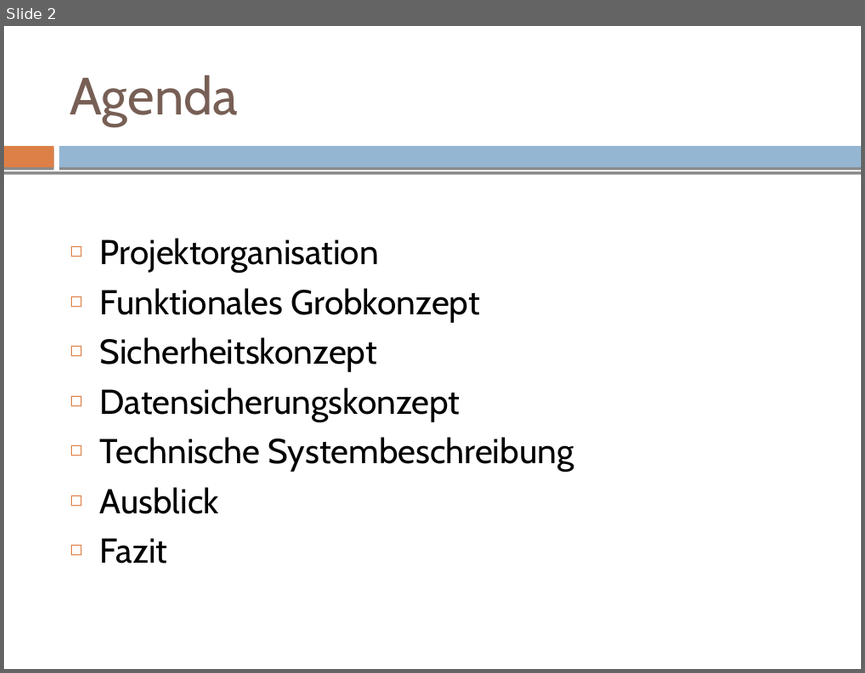
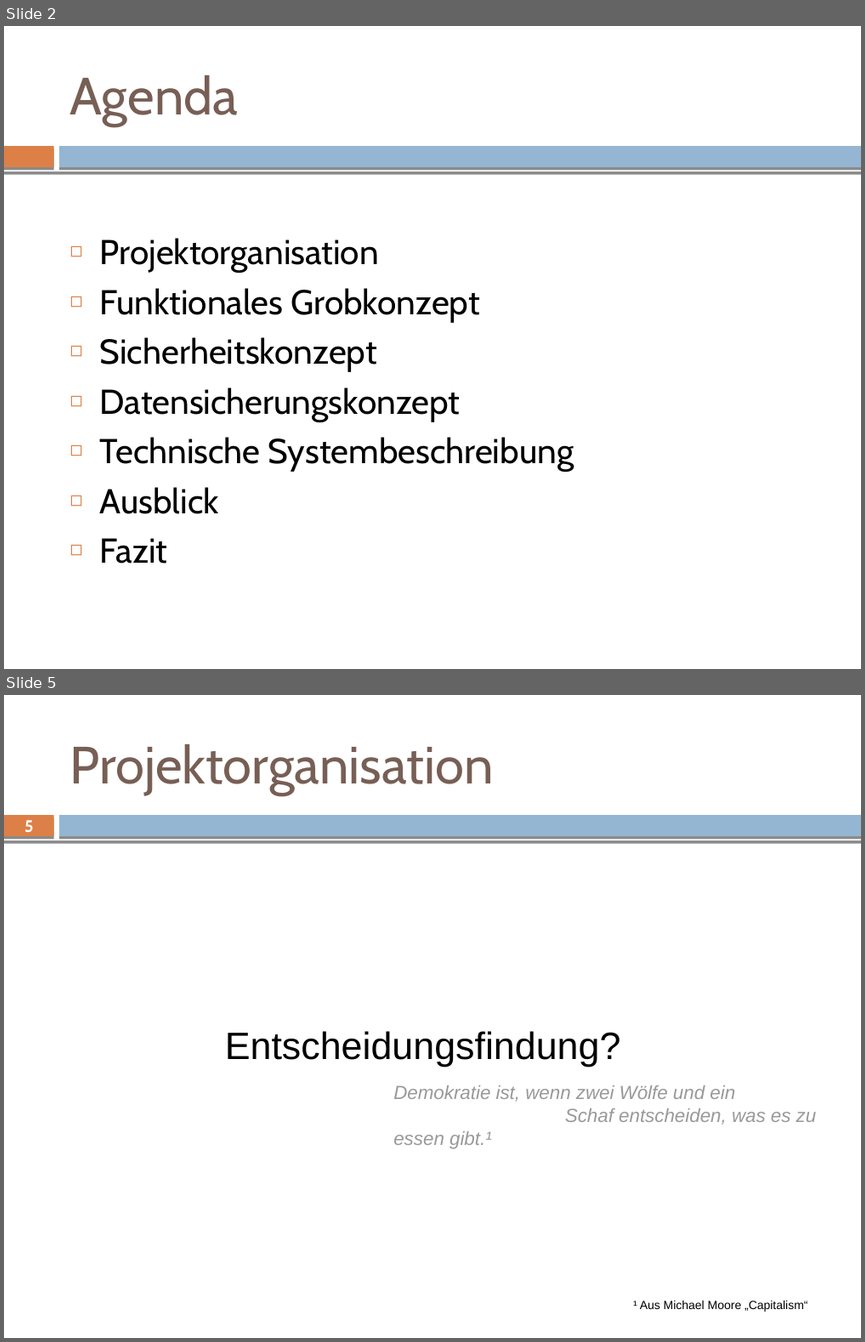
Before and after one commit to mvw/Wilddiebe10, a slide deck: keynote/keynote.odp. Shown one above the other, each under a label of ours: slide 2 before the commit, slides 2 and 5 after it; the slides between them are not shown. The pictures are 865x673 and 865x1342 pixels, drawn with LibreOffice and Linux fonts; fonts in the diff are those of the drawing. Boxes give left, top, right and bottom in pixels: in the first picture for what was removed or moved away, otherwise in the second. Text is boxed around its words. In the diff, an @@ line names an element or a change of style, - is before the commit and + after.

```diff
--- a/keynote/keynote.odp
+++ b/keynote/keynote.odp
@@ slide 5 added at (4, 695, 861, 1338), background #FFFFFF; not listed: 3 template elements that a slide beside it also shows @@
@@ title added at (69, 744, 493, 795), 44 pt, text #775F55 @@
+Projektorganisation
@@ page number added at (24, 820, 34, 837), 14 pt, text #FFFFFF, bold @@
+5
@@ subtitle added at (225, 1031, 621, 1066), 32 pt, text #000000 @@
+Entscheidungsfindung?
@@ text added at (393, 1085, 817, 1149), 16 pt, text #999999, italic @@
+Demokratie ist, wenn zwei Wölfe und ein
+Schaf entscheiden, was es zu essen gibt.¹
@@ text added at (633, 1300, 807, 1311), 10 pt, text #000000 @@
+¹ Aus Michael Moore „Capitalism“
```
Also in this commit, not shown: 1 slide changed, 28 other slides added, 3 slides removed, 2 other files.
